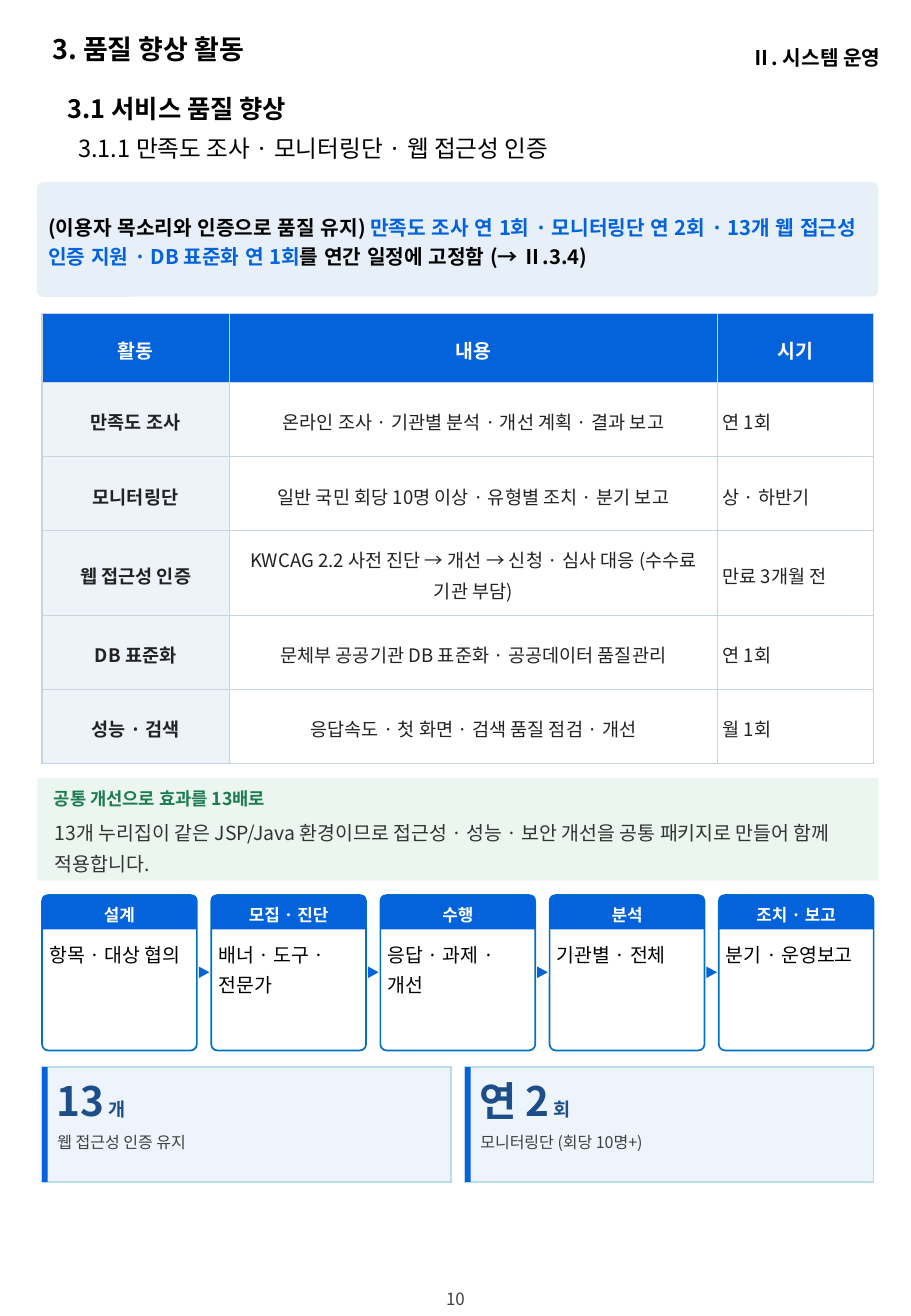
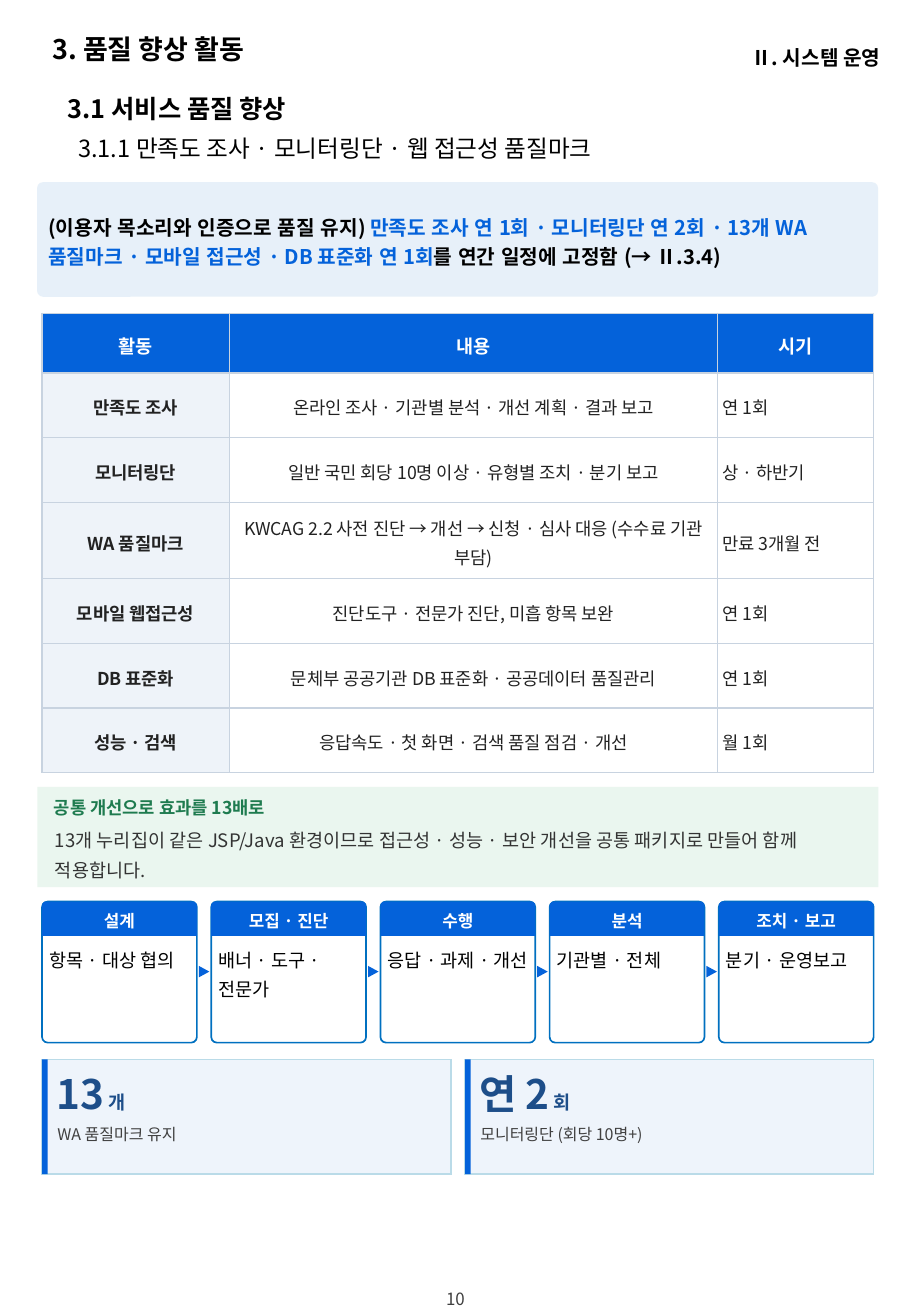
Before and after one commit to hwangsteeve-tech/hbjw, a slide deck: slide 10 of proposals/2026-12_nmk-museum-web-maint/nmk_정성제안서_요약본.pptx. Drawn at 911x1316 pixels with LibreOffice and Linux fonts; fonts in the diff are those of the drawing; background and template pictures are left out. Boxes give left, top, right and bottom in pixels: in the first picture for what was removed or moved away, otherwise in the second. Text is boxed around its words. In the diff, an @@ line names an element or a change of style, - is before the commit and + after.

```diff
--- a/proposals/2026-12_nmk-museum-web-maint/nmk_정성제안서_요약본.pptx
+++ b/proposals/2026-12_nmk-museum-web-maint/nmk_정성제안서_요약본.pptx
@@ text at box(78, 137, 592, 159): text changed @@
-  3.1.1 만족도 조사 · 모니터링단 · 웹 접근성 인증
+  3.1.1 만족도 조사 · 모니터링단 · 웹 접근성 품질마크
@@ text in rounded rectangle at box(48, 218, 807, 268): text changed @@
-(이용자 목소리와 인증으로 품질 유지) 만족도 조사 연 1회 · 모니터링단 연 2회 · 13개 웹 접근성 인증 지원 · DB 표준화 연 1회를 연간 일정에 고정함 (→ Ⅱ.3.4)
+(이용자 목소리와 인증으로 품질 유지) 만족도 조사 연 1회 · 모니터링단 연 2회 · 13개 WA 품질마크 · 모바일 접근성 · DB 표준화 연 1회를 연간 일정에 고정함 (→ Ⅱ.3.4)
@@ table at box(43, 313, 873, 773) @@
-row 4: 웹 접근성 인증 | KWCAG 2.2 사전 진단 → 개선 → 신청 · 심사 대응 (수수료 기관 부담) | 만료 3개월 전
+row 4: WA 품질마크 | KWCAG 2.2 사전 진단 → 개선 → 신청 · 심사 대응 (수수료 기관 부담) | 만료 3개월 전
+row 5: 모바일 웹접근성 | 진단도구 · 전문가 진단, 미흡 항목 보완 | 연 1회
@@ 2 texts, 1 rectangle: place and size @@
-2 texts, 1 rectangle at box(38, 779, 879, 881)
+2 texts, 1 rectangle at box(38, 787, 879, 888)
@@ rounded rectangle: place and size @@
-rounded rectangle at box(43, 895, 197, 1051)
+rounded rectangle at box(43, 901, 197, 1042)
@@ rounded rectangle: place and size @@
-rounded rectangle at box(211, 895, 366, 1051)
+rounded rectangle at box(211, 901, 366, 1042)
@@ rounded rectangle: place and size @@
-rounded rectangle at box(380, 895, 534, 1051)
+rounded rectangle at box(380, 901, 534, 1042)
@@ rounded rectangle: place and size @@
-rounded rectangle at box(550, 895, 705, 1051)
+rounded rectangle at box(550, 901, 705, 1042)
@@ 5 round same rects: place and size @@
-5 round same rects at box(43, 895, 873, 929)
+5 round same rects at box(43, 901, 873, 935)
@@ rounded rectangle: place and size @@
-rounded rectangle at box(719, 895, 873, 1051)
+rounded rectangle at box(719, 901, 873, 1042)
@@ size 11.5 to 11 pt in 6 elements at box(55, 831, 797, 879), box(49, 951, 175, 969), box(388, 951, 528, 969), box(218, 951, 305, 998), box(557, 951, 661, 969), box(726, 951, 847, 969) @@
@@ 4 rectangles, 3 texts: place and size @@
-4 rectangles, 3 texts at box(43, 1068, 873, 1182)
+4 rectangles, 3 texts at box(43, 1059, 873, 1173)
@@ text at box(57, 1126, 176, 1142): text changed @@
-웹 접근성 인증 유지
+WA 품질마크 유지
```
Also in this commit, not shown: 8 other files.
